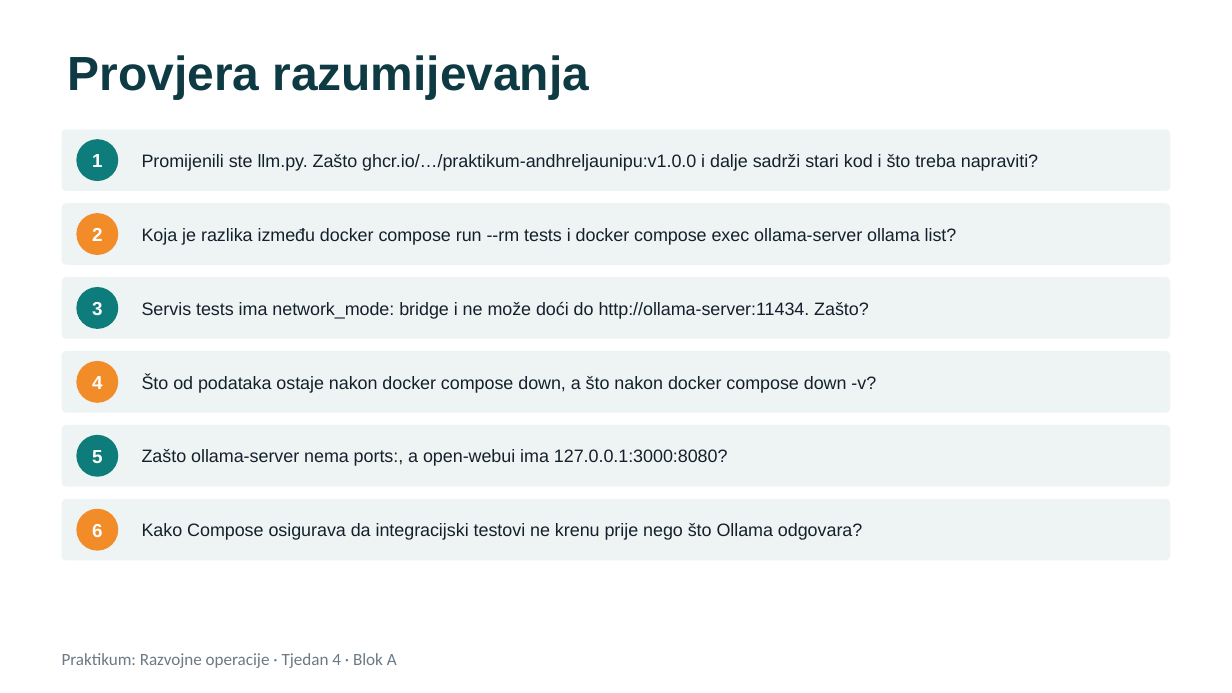
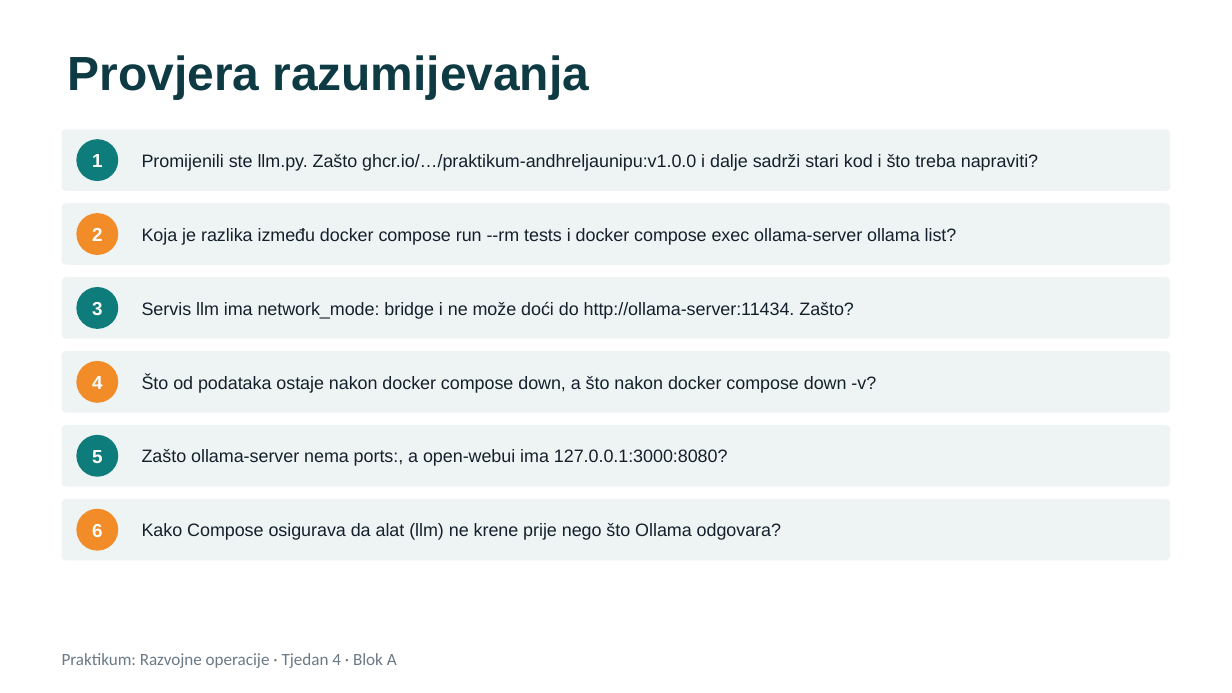
Before and after one commit to unipu-pro/praktikum, a slide deck: slide 27 of 4. Docker Compose i testovi/blok-a-predavanje.pptx. Drawn at 1232x693 pixels with LibreOffice and Linux fonts; fonts in the diff are those of the drawing. Boxes give left, top, right and bottom in pixels: in the first picture for what was removed or moved away, otherwise in the second. Text is boxed around its words. In the diff, an @@ line names an element or a change of style, - is before the commit and + after.

Commit message:
perf(compose): week 4

```diff
--- a/4. Docker Compose i testovi/blok-a-predavanje.pptx
+++ b/4. Docker Compose i testovi/blok-a-predavanje.pptx
@@ text at [142,301,854,319]: text changed @@
-Servis tests ima network_mode: bridge i ne može doći do http://ollama-server:11434. Zašto?
+Servis llm ima network_mode: bridge i ne može doći do http://ollama-server:11434. Zašto?
@@ text at [142,523,781,540]: text changed @@
-Kako Compose osigurava da integracijski testovi ne krenu prije nego što Ollama odgovara?
+Kako Compose osigurava da alat (llm) ne krene prije nego što Ollama odgovara?
```
Also in this commit, not shown: 5 other slides changed, 5 other files.
